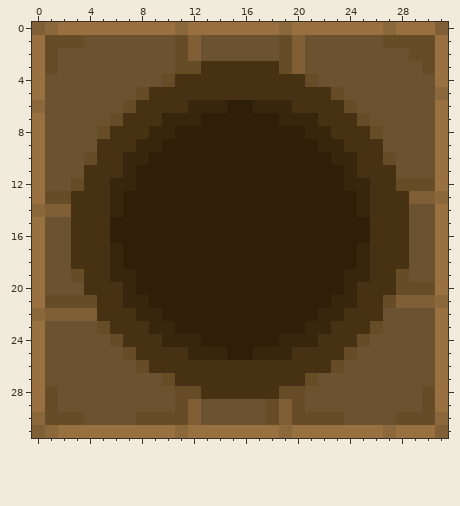
Two versions of one pixel-art sprite, textures/blocks/barrel_top_open.png. The first picture shows the starting point.
The file is 32x32 pixels.
New version:
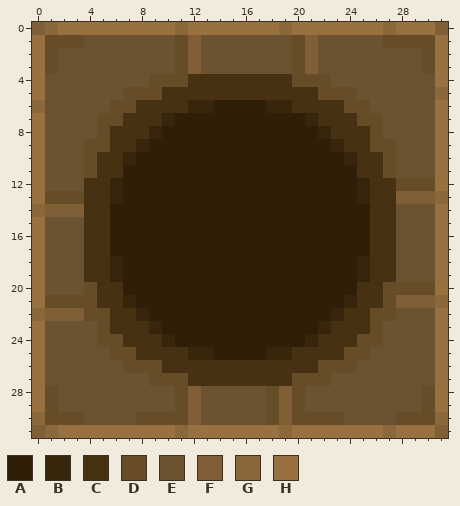
Palette (. is transparent): A #2f1f09  B #38260c  C #463112  D #664d28  E #6b5332  F #805e36  G #8b673c  H #997140
The exact change:
Colour A replaces colour B in row 6 at x 14 and 17; in row 7 at x 11 to 12 and 19 to 20; in row 8 at x 10 and 21; in row 9 at x 9 and 22; in row 10 at x 8 and 23; in rows 11 to 12 at x 7 and 24.
Colour A replaces colour B in row 14 at x 6 and 25; in row 17 at x 6 and 25; in rows 19 to 20 at x 7 and 24; in row 21 at x 8 and 23; in row 22 at x 9 and 22; in row 23 at x 10 and 21.
Colour A replaces colour B in row 24 at x 11 to 12 and 19 to 20; in row 25 at x 14 and 17.
Colour D replaces colour C in row 4 at x 11 and 20; in row 5 at x 9 and 22; in row 9 at x 5 and 26; in row 11 at x 4 and 27; in row 13 at x 3; in row 20 at x 4 and 27.
Colour D replaces colour C in row 22 at x 5 and 26; in row 26 at x 9 and 22; in row 27 at x 11 and 20; in row 28 at x 18.
Colour D replaces colour E in row 4 at x 9 and 22; in row 5 at x 7 and 24; in row 6 at x 6 and 25; in row 7 at x 5 and 26; in row 9 at x 4 and 27; in row 22 at x 27.
Colour D replaces colour E in row 24 at x 5 and 26; in row 25 at x 6 and 25; in row 26 at x 7 and 24; in row 27 at x 9 and 22.
Colour D replaces colour F in rows 1 to 3 at x 20; in row 22 at x 4.
Colour E replaces colour C in row 3 at x 13 to 18; in row 14 at x 28; in rows 15 to 18 at x 3 and 28; in row 28 at x 13 to 17.
Colour E replaces colour D in row 1 at x 19; in row 2 at x 19 and 29; in row 3 at x 19; in row 12 at x 3; in row 19 at x 3 and 28.
Colour F replaces colour C in row 13 at x 28; in row 14 at x 3.
Colour F replaces colour D in row 3 at x 12; in row 28 at x 12 and 19.
Colour F replaces colour E in rows 1 to 3 at x 21.
Changed places in both pictures, as pixel boxes (x1, y1, x2, y2):
changed: (71, 35, 422, 399)
